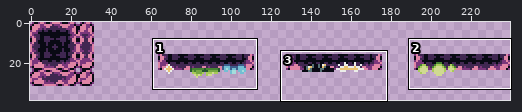
Edited in one commit: pixel-art file (assets/searchable_area/test.aseprite). Above: a wide view before the commit, with the close-up outlined.
Close-up. First the earlier version:
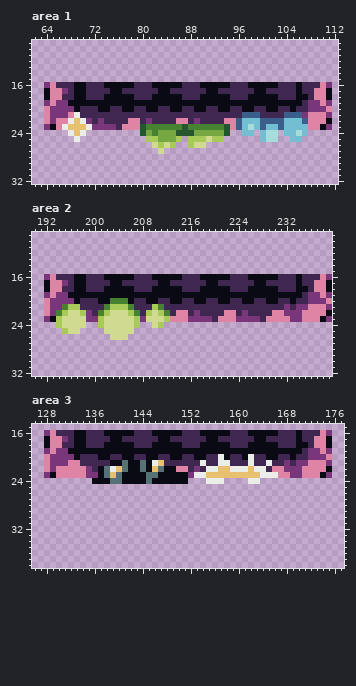
240x240 pixels, 1 frame. Shown: area 1: x 62..112, y 9..32; area 2: x 190..239, y 9..32; area 3: x 126..177, y 15..38. The wide view leaves out empty margins.
And afterwards:
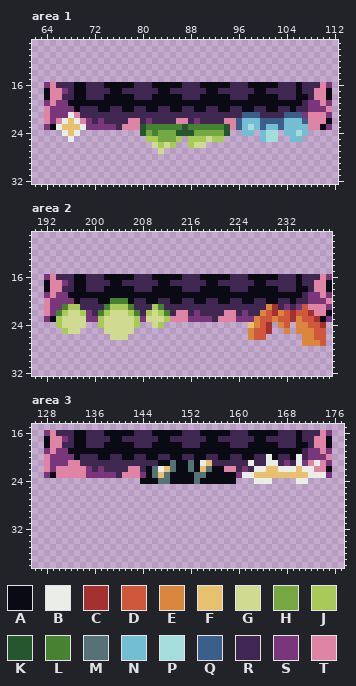
Palette (. is transparent): A #090a14  B #ebede9  C #a53030  D #cf573c  E #da863e  F #e8c170  G #d0da91  H #75a743  J #a8ca58  K #25562e  L #468232  M #577277  N #73bed3  P #a4dddb  Q #3c5e8b  R #402751  S #7a367b  T #df84a5
Diff:
Changed rows in their new state; - is an unchanged pixel.
Area 1, layer "Layer 2":
first column x 66:
21 --BT--
22 -BFBT-
23 BF--BS
24 -BFB.-
25 --B.--
Area 2, layer "Layer 2":
first column x 226:
21 ---EC----D---
22 --EDCEDCDDC--
23 -EDDEDDCEDDC-
24 FEDC-ED-EEDDC
25 EDDC--E-EEEDD
26 EDD------EEDD
27 ---------EEED
Area 3, layer "Layer 2":
first column x 136:
20 ---------------------A----A--B----B----
21 ---RRRRRRRRAAMAAMA-F-RR-------B---B--B-
22 -SRRRRTTR-MBFMAAMAFMAATTRSR--FFBBBFBB--
23 -SSSRTTTSA-FM---AMMAAAAASBB-FFFFFFFFBBB
24 ........-A-MM---AMAAAAAA--.-BB----BB---
